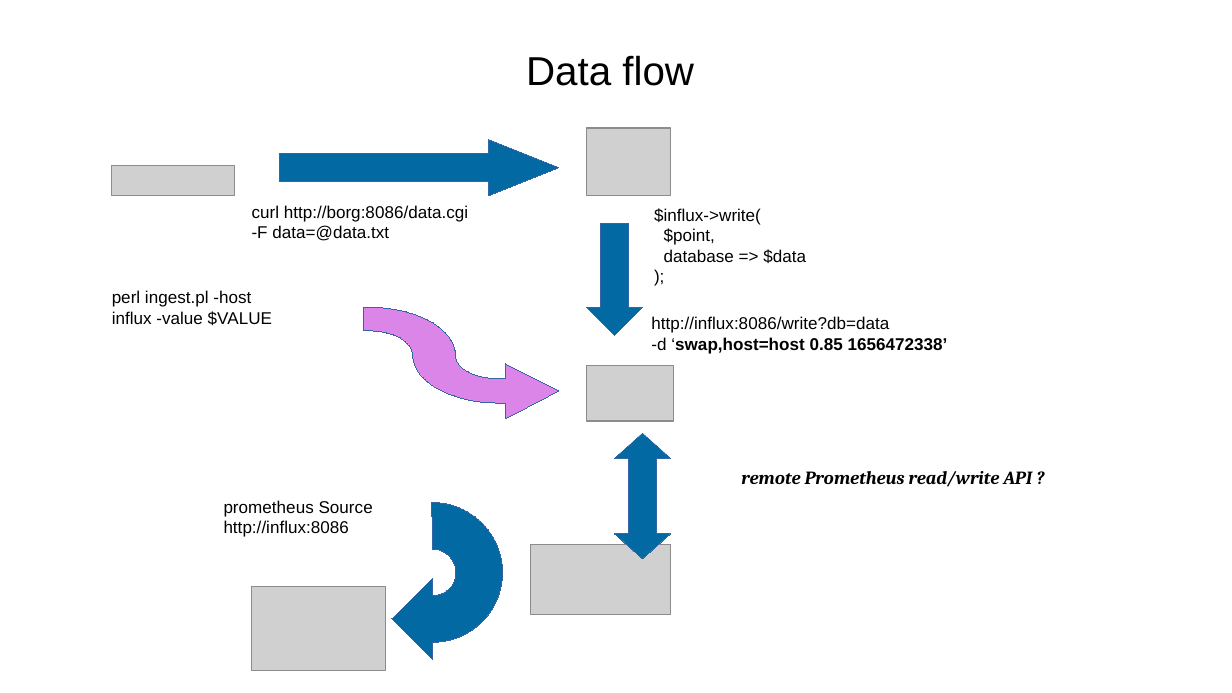
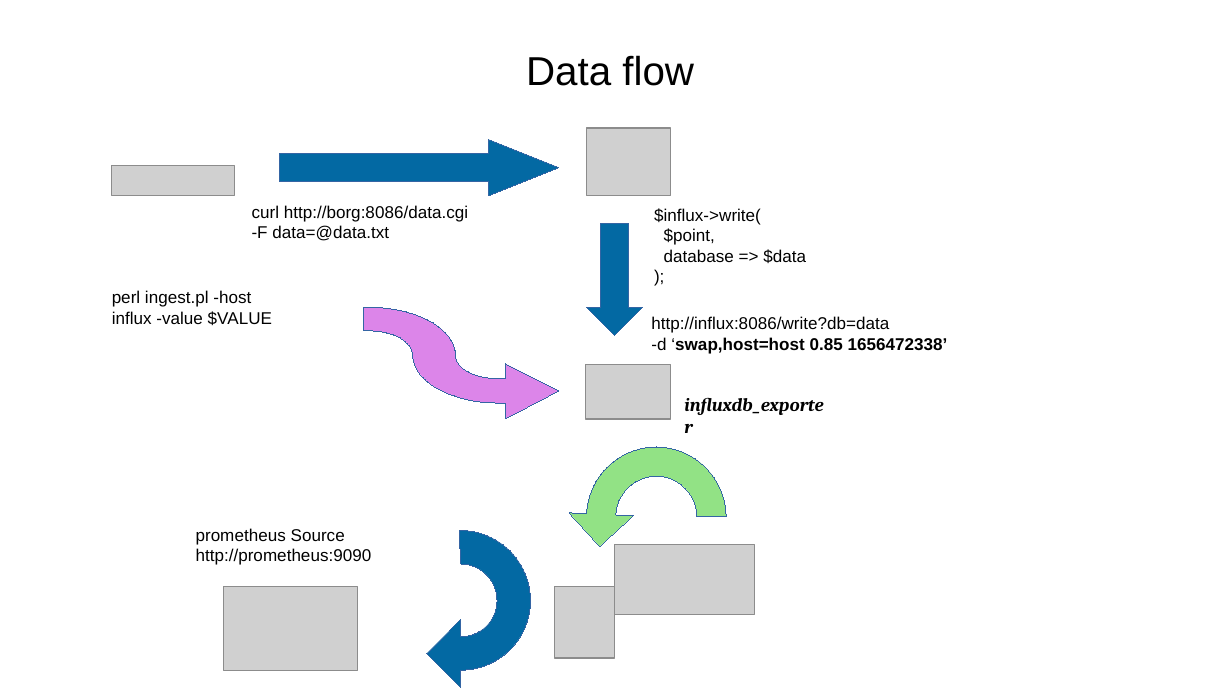
Before and after one commit to sergueik/springboot_study, a slide deck: slide 3 of basic-influxdb/data flow.odp. Drawn at 1232x693 pixels with LibreOffice and Linux fonts; fonts in the diff are those of the drawing; grey boxes stand for pictures. Boxes give left, top, right and bottom in pixels: in the first picture for what was removed or moved away, otherwise in the second. Text is boxed around its words. In the diff, an @@ line names an element or a change of style, - is before the commit and + after.

Commit message:
updated presentation slide and images used for the same

```diff
--- a/basic-influxdb/data flow.odp
+++ b/basic-influxdb/data flow.odp
@@ text added at [684, 398, 823, 415], 12 pt, text #000000, bold, italic @@
+influxdb_exporter
@@ freeform shape added at [587, 447, 727, 587], fill #92E285, outline #3465A4 0 pt @@
@@ up down arrow removed at [615, 434, 671, 559] @@
@@ text removed at [741, 471, 1033, 487] @@
-remote Prometheus read/write API ?
@@ text "prometheus Source": place and size @@
-text "prometheus Source" at [224, 500, 373, 537]
+text "prometheus Source" at [196, 528, 372, 565]
@@ freeform shape: place and size @@
-freeform shape at [363, 503, 503, 643]
+freeform shape at [391, 531, 531, 671]
@@ text at [196, 548, 372, 565]: text changed @@
-http://influx:8086
+http://prometheus:9090
@@ picture: place and size @@
-picture at [531, 544, 671, 615]
+picture at [615, 544, 755, 615]
@@ picture: place and size @@
-picture at [252, 587, 386, 671]
+picture at [224, 587, 358, 671]
@@ picture added at [555, 587, 615, 658] @@
```
Also in this commit, not shown: 2 other slides changed, 18 other files.
